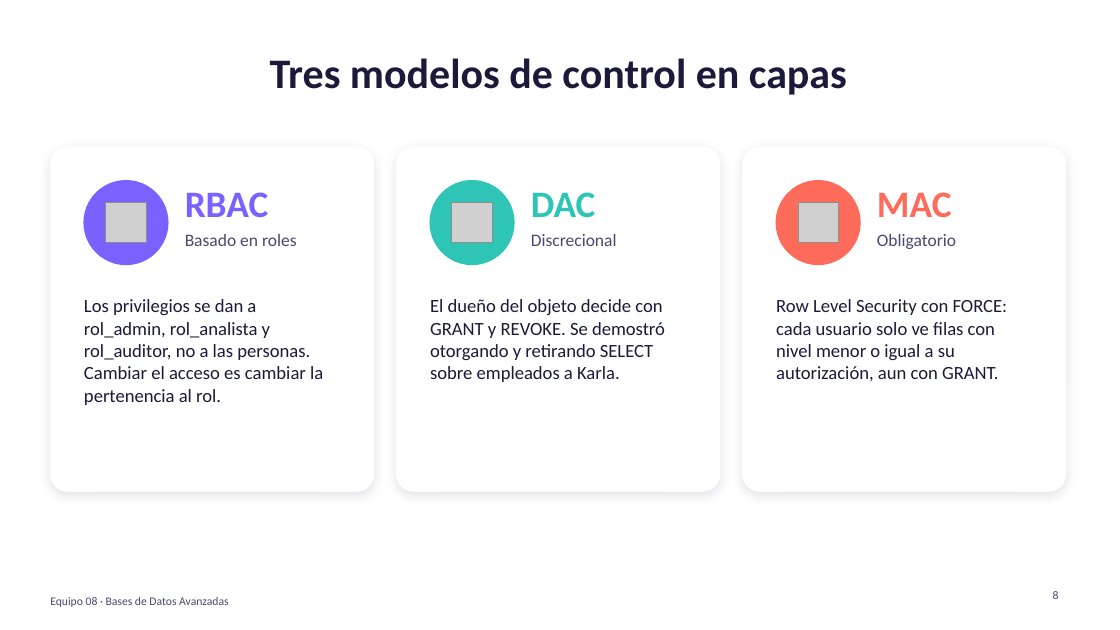
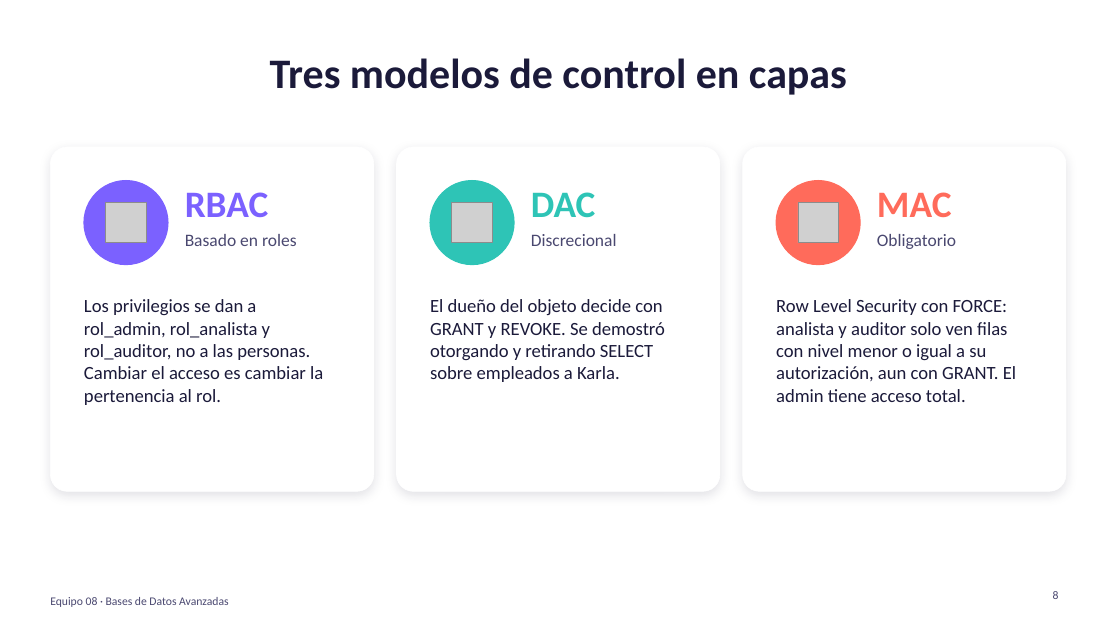
Before and after one commit to KarlaRoChi/BDAvanzadas_Equipo8_ProyectoFinal, a slide deck: slide 8 of presentacion/Proyecto01_equipo08_CalderonGutierrezVictorEmiliano_RojasChimalKarlaBeatriz.pptx. Drawn at 1120x630 pixels with LibreOffice and Linux fonts; fonts in the diff are those of the drawing; grey boxes stand for pictures. Boxes give left, top, right and bottom in pixels: in the first picture for what was removed or moved away, otherwise in the second. Text is boxed around its words. In the diff, an @@ line names an element or a change of style, - is before the commit and + after.

Commit message:
Precisar el alcance del MAC y de la inmutabilidad de la bitacora
- El MAC aplica a analista y auditor; admin y superusuario quedan fuera por diseno
- Los triggers bloquean cambios por SQL, pero un superusuario puede desactivarlos
- Mismos ajustes en la presentacion y PDF recompilado

```diff
--- a/presentacion/Proyecto01_equipo08_CalderonGutierrezVictorEmiliano_RojasChimalKarlaBeatriz.pptx
+++ b/presentacion/Proyecto01_equipo08_CalderonGutierrezVictorEmiliano_RojasChimalKarlaBeatriz.pptx
@@ text at [776,299,1016,402]: text changed @@
-Row Level Security con FORCE: cada usuario solo ve filas con nivel menor o igual a su autorización, aun con GRANT.
+Row Level Security con FORCE: analista y auditor solo ven filas con nivel menor o igual a su autorización, aun con GRANT. El admin tiene acceso total.
```
Also in this commit, not shown: 3 other slides changed, 2 other files.
